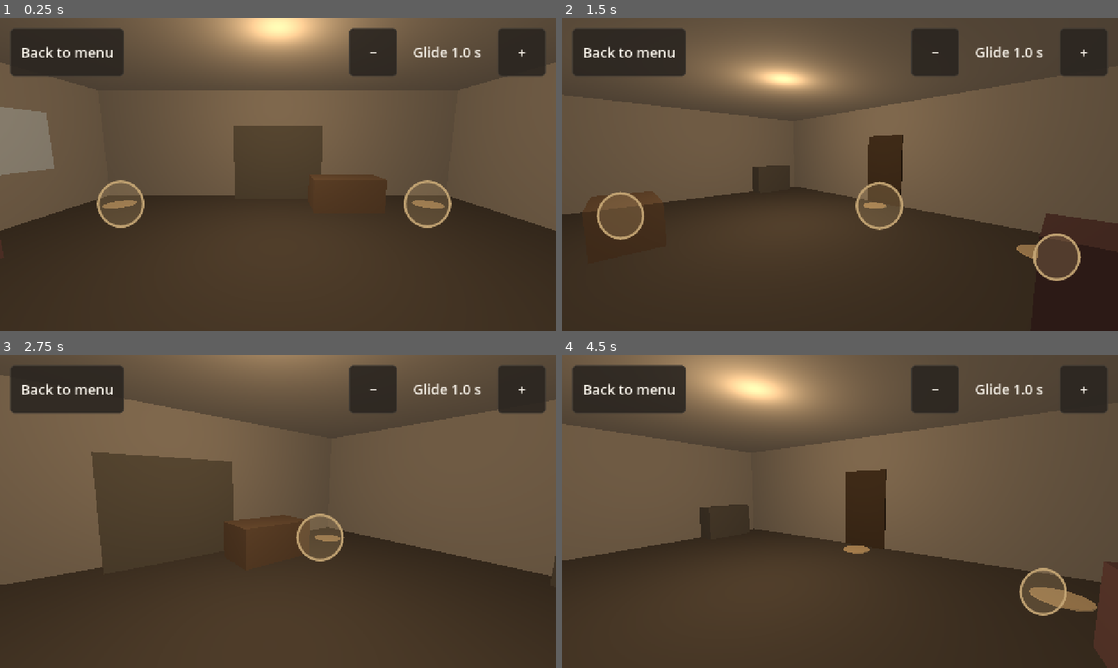
Above: before the commit, frames 1-4 (two rows, left to right).
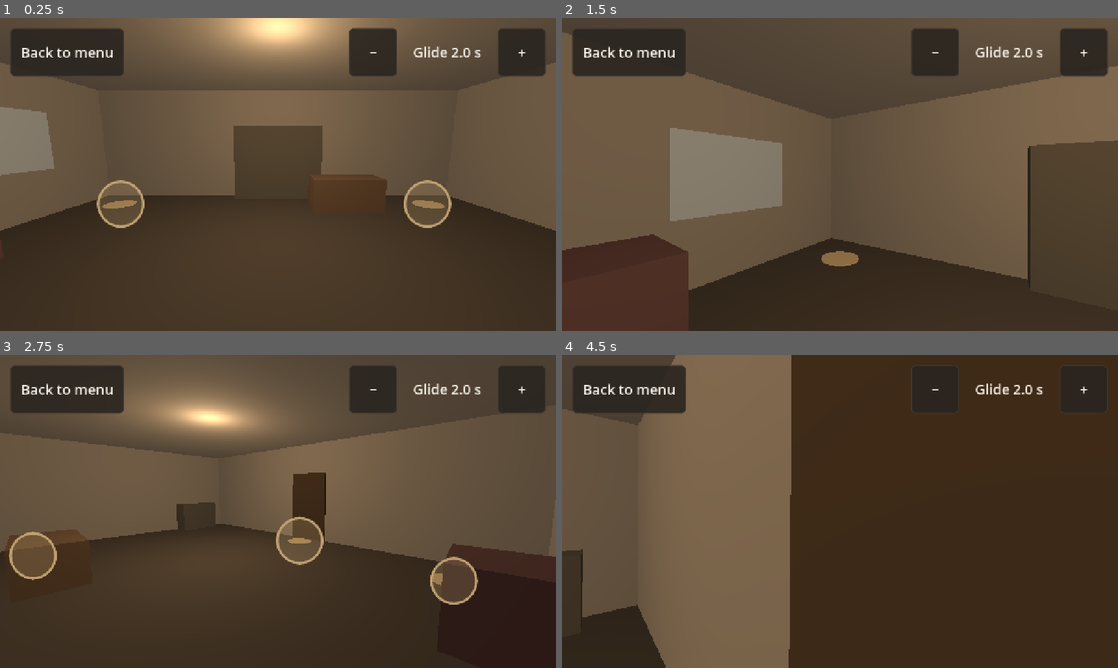
Above: after the commit, the same moments.

Repository: dsickles/Threshold
Game: Godot game, scene res://scenes/m0_checks/viewpoints_check.tscn
The game is run twice, just before and just after one commit, with the same random seed, the same clock (stepped at 60 frames per second) and the same inputs. This scene is started directly instead of the project's main scene.
Inputs (mouse positions are in pixels of both pictures, inside the frame that each line leads up to):
- Up to frame 1 (0.25 s): no input
- Up to frame 2 (1.5 s): click (684, 202) at 0.52 s; click (1062, 255) at 1.27 s
- Up to frame 3 (2.75 s): click (300, 539) at 2.02 s
- Up to frame 4 (4.5 s): click (884, 536) at 2.77 s; click (856, 539) at 3.52 s; click (789, 552) at 4.27 s

The runs differ from the first frame. In frame 1, less than 0.1% of the frame differs, in the area x 81-83%, y 9-13%; in frame 2, 30%; in frame 3, 21%; in frame 4, 56%, in the area x 0-100%, y 0-100%.

Commit message:
DAS-69: face the tapped spot while gliding, then turn to its view; default glide 2 s
Co-Authored-By: Claude Opus 5.5 (1M context) <noreply@anthropic.com>
Claude-Session: https://claude.ai/code/session_01UAkB73u8qYuUAeMKa7yUMB

Diff:
--- a/game/scenes/m0_checks/viewpoints_check.gd
+++ b/game/scenes/m0_checks/viewpoints_check.gd
@@ -27,12 +27,17 @@
 	[Vector3(0.0, 1.05, 3.45), Vector3(1.2, 2.1, 0.05), Color(0.3, 0.24, 0.18)],  # Door
 ]
 
+# A glide turns to face the tapped spot, moves there still facing it, then
+# turns to that viewpoint's framed shot. These are where each part ends.
+const TURN_END := 0.2
+const MOVE_END := 0.8
+
 const GLIDE_MIN := 0.2
 const GLIDE_MAX := 3.0
 const GLIDE_STEP := 0.2
 const RING_SIZE := 110.0
 
-var _glide_seconds := 1.0
+var _glide_seconds := 2.0
 var _current := 0
 var _camera: Camera3D
 var _tween: Tween
@@ -70,12 +75,23 @@
 		_tween.kill()
 	var from := _camera.global_transform
 	var to := _viewpoint_transform(index)
-	_tween = create_tween().set_trans(Tween.TRANS_SINE).set_ease(Tween.EASE_IN_OUT)
-	_tween.tween_method(_apply_glide.bind(from, to), 0.0, 1.0, _glide_seconds)
-
-
-func _apply_glide(t: float, from: Transform3D, to: Transform3D) -> void:
-	_camera.global_transform = from.interpolate_with(to, t)
+	var heading := to.origin - from.origin
+	heading.y = 0.0
+	var facing := from.looking_at(from.origin + heading, Vector3.UP).basis
+	_tween = create_tween()
+	_tween.tween_method(_apply_glide.bind(from, facing, to), 0.0, 1.0, _glide_seconds)
+
+
+func _apply_glide(t: float, from: Transform3D, facing: Basis, to: Transform3D) -> void:
+	var basis: Basis
+	if t < TURN_END:
+		basis = from.basis.slerp(facing, smoothstep(0.0, TURN_END, t))
+	elif t < MOVE_END:
+		basis = facing
+	else:
+		basis = facing.slerp(to.basis, smoothstep(MOVE_END, 1.0, t))
+	var move := smoothstep(TURN_END, MOVE_END, t)
+	_camera.global_transform = Transform3D(basis, from.origin.lerp(to.origin, move))
 
 
 # Each viewpoint gets a ring on the floor in the 3D room and a tappable button
